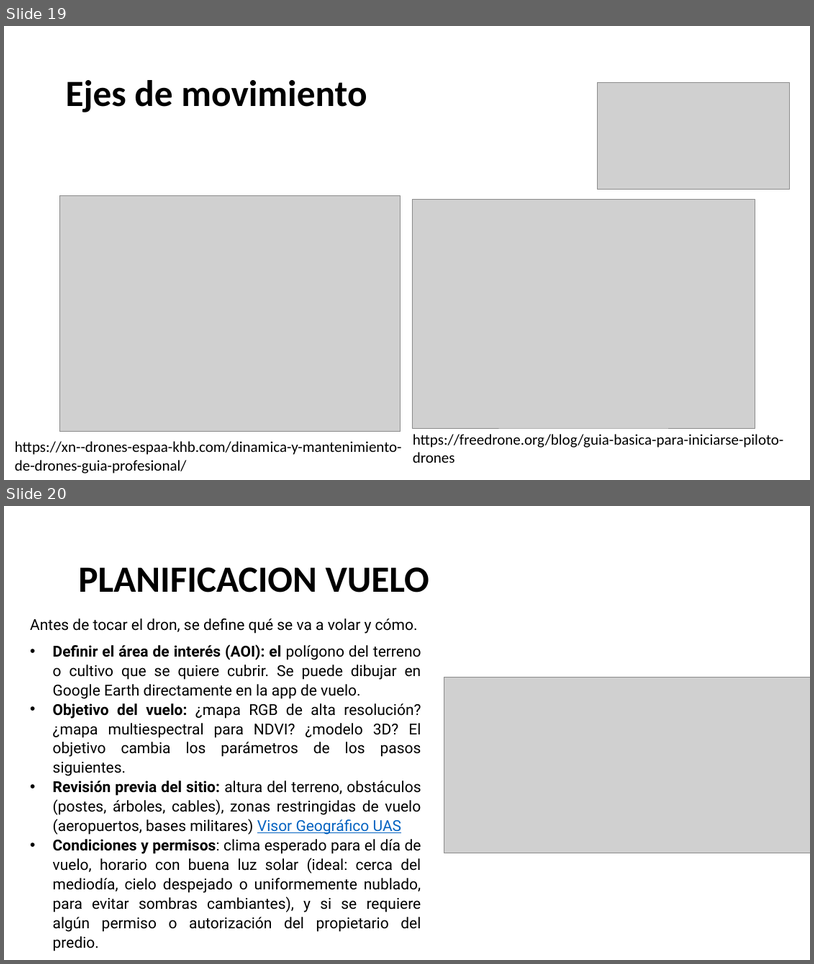
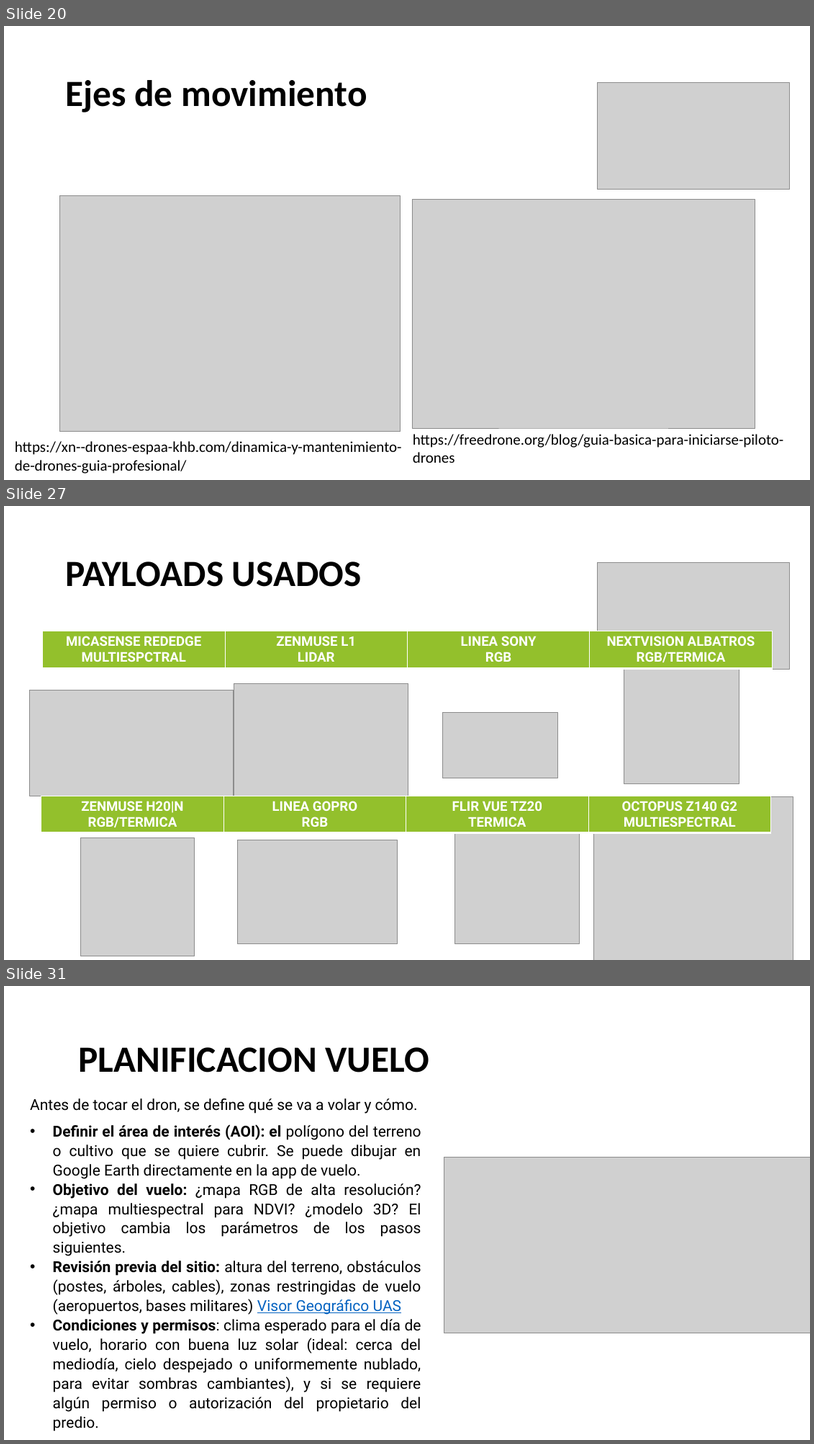
Before and after one commit to Dimitri-1999/drones, a slide deck: curso_pilotos_uav.pptx. Shown one above the other, each under a label of ours: slides 19 and 20 before the commit, slides 20, 27 and 31 after it; the slides between them are not shown. The pictures are 814x964 and 814x1444 pixels, drawn with LibreOffice and Linux fonts; fonts in the diff are those of the drawing; grey boxes stand for pictures; background and template pictures are left out. Boxes give left, top, right and bottom in pixels: in the first picture for what was removed or moved away, otherwise in the second. Text is boxed around its words. In the diff, an @@ line names an element or a change of style, - is before the commit and + after.

```diff
--- a/curso_pilotos_uav.pptx
+++ b/curso_pilotos_uav.pptx
@@ slide 27 added at <box>4,506,810,960</box>, background picture (left out) @@
@@ title added at <box>65,561,361,587</box>, 44 pt, text #000000, bold @@
+PAYLOADS USADOS
@@ picture added at <box>598,563,790,669</box> @@
@@ table added at <box>43,631,774,669</box>, 1 rows, 4 columns @@
+MICASENSE REDEDGE / MULTIESPCTRAL | ZENMUSE L1 / LIDAR | LINEA SONY / RGB | NEXTVISION ALBATROS / RGB/TERMICA
@@ picture added at <box>625,669,740,784</box> @@
@@ picture added at <box>29,690,234,795</box> @@
@@ picture added at <box>234,683,409,798</box> @@
@@ picture added at <box>443,713,558,777</box> @@
@@ table added at <box>41,795,772,834</box>, 1 rows, 4 columns @@
+ZENMUSE H20|N / RGB/TERMICA | LINEA GOPRO / RGB | FLIR VUE TZ20 / TERMICA | OCTOPUS Z140 G2 / MULTIESPECTRAL
@@ picture added at <box>594,797,794,960</box> @@
@@ picture added at <box>81,837,195,956</box> @@
@@ picture added at <box>237,840,398,943</box> @@
@@ picture added at <box>455,833,580,943</box> @@
@@ what was slide 19 is now slide 20 @@
@@ what was slide 20 is now slide 31 @@
```
Also in this commit, not shown: 10 other slides added.
